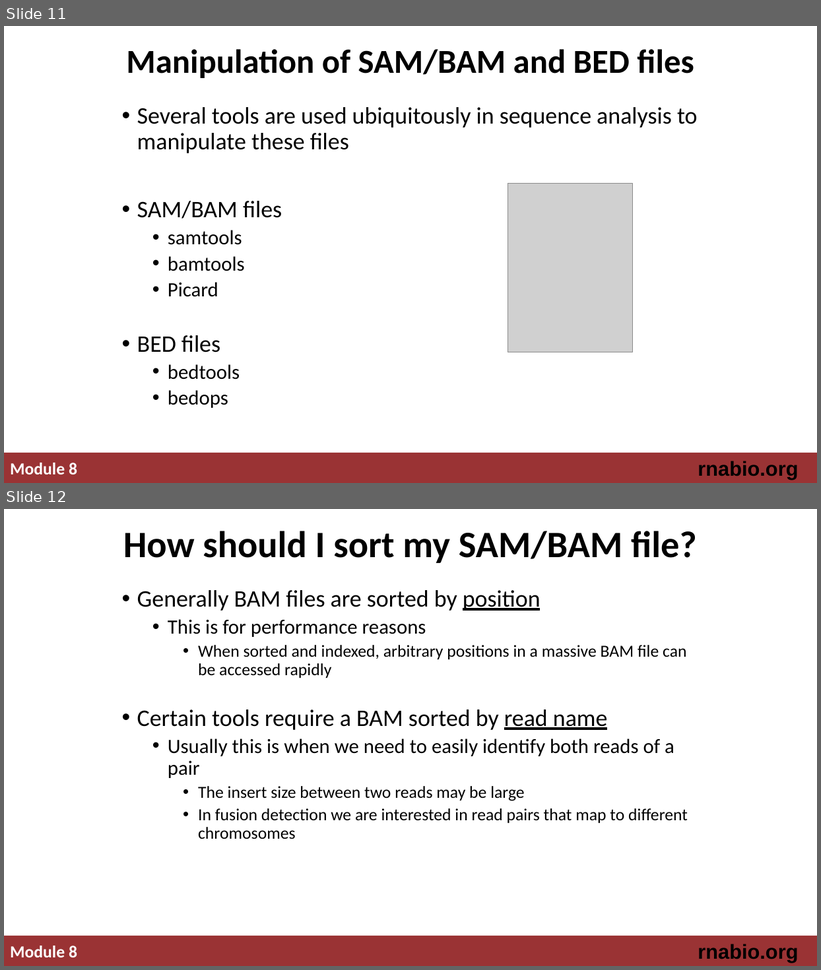
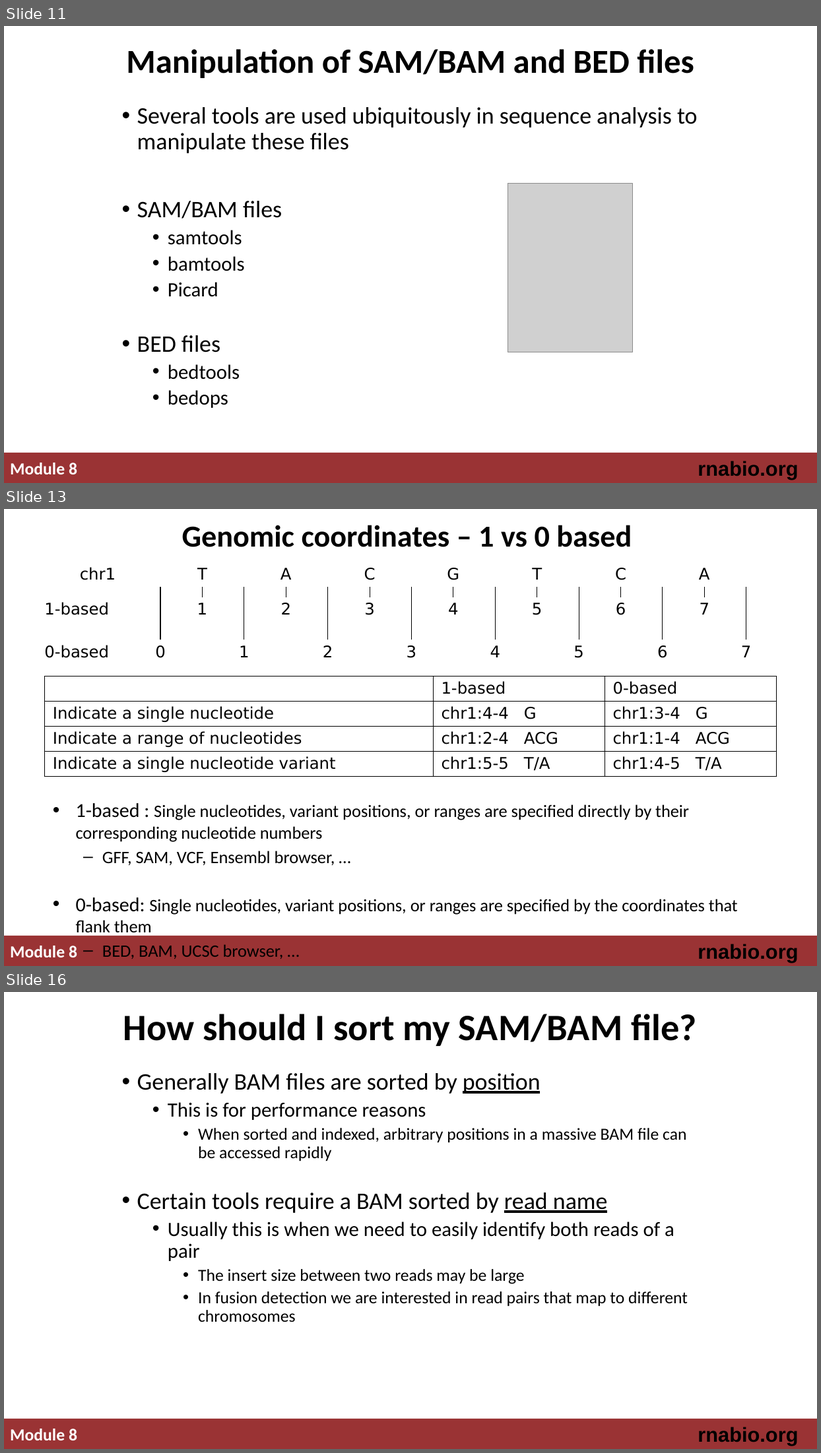
Before and after one commit to griffithlab/rnabio.org, a slide deck: assets/lectures/cbw-cshl/2019/mini/RNASeq_MiniLecture_08_02_SAM_BAM_BED.pptx. Shown one above the other, each under a label of ours: slides 11 and 12 before the commit, slides 11, 13 and 16 after it; the slides between them are not shown. The pictures are 821x970 and 821x1453 pixels, drawn with LibreOffice and Linux fonts; fonts in the diff are those of the drawing; grey boxes stand for pictures. Boxes give left, top, right and bottom in pixels: in the first picture for what was removed or moved away, otherwise in the second. Text is boxed around its words. In the diff, an @@ line names an element or a change of style, - is before the commit and + after.

```diff
--- a/assets/lectures/cbw-cshl/2019/mini/RNASeq_MiniLecture_08_02_SAM_BAM_BED.pptx
+++ b/assets/lectures/cbw-cshl/2019/mini/RNASeq_MiniLecture_08_02_SAM_BAM_BED.pptx
@@ slide 13 added at box(4, 509, 817, 966), background #FFFFFF; not listed: 3 template elements that a slide beside it also shows @@
@@ title added at box(182, 525, 632, 547), 36 pt, text #000000, bold @@
+Genomic coordinates – 1 vs 0 based
@@ table added at box(35, 562, 792, 683), 4 rows, 17 columns @@
+chr1 |  | T |  | A |  | C |  | G |  | T |  | C |  | A |  | 
+ |  |  |  |  |  |  |  |  |  |  |  |  |  |  |  | 
+1-based |  | 1 |  | 2 |  | 3 |  | 4 |  | 5 |  | 6 |  | 7 |  | 
+0-based | 0 |  | 1 |  | 2 |  | 3 |  | 4 |  | 5 |  | 6 |  | 7 | 
@@ table added at box(45, 676, 776, 778), 4 rows, 3 columns @@
+ | 1-based | 0-based
+Indicate a single nucleotide | chr1:4-4 G | chr1:3-4 G
+Indicate a range of nucleotides | chr1:2-4 ACG | chr1:1-4 ACG
+Indicate a single nucleotide variant | chr1:5-5 T/A | chr1:4-5 T/A
@@ text added at box(76, 803, 738, 937), 20.5 pt, text #000000 @@
+• 1-based : Single nucleotides, variant positions, or ranges are specified directly by their corresponding nucleotide numbers
+  – GFF, SAM, VCF, Ensembl browser, …
+• 0-based: Single nucleotides, variant positions, or ranges are specified by the coordinates that flank them
+  – BED, BAM, UCSC browser, …
@@ what was slide 12 is now slide 16 @@
```
Also in this commit, not shown: 3 other slides added, 2 other files.
